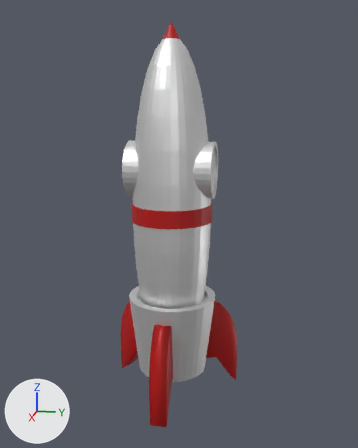
An edit to the Blender file rocket.blend, drawn before and after from the same camera.
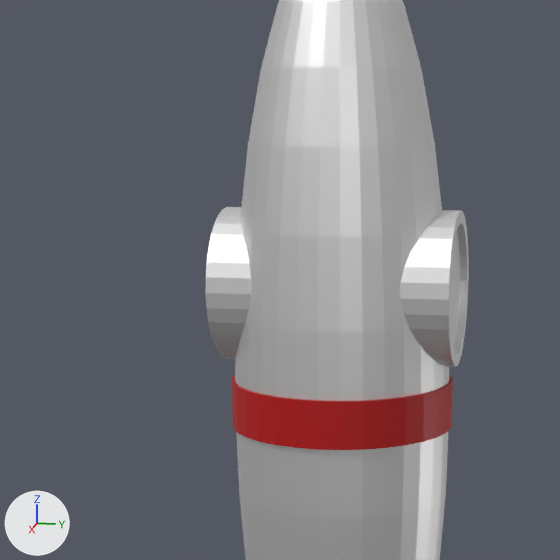
Each version is shown whole from a 50 mm lens placed at (6.08, 1.31, 1.55), pointed at (0.12, 0.12, 0.06), then close up on the part from 13% to 70% of the width and 14% to 60% of the height. The axes (+X, +Y, +Z) are drawn at lower left. The lights are the same throughout.

Before the edit, the objects in view are built like this:
```python
me_cylinder_001 = bpy.data.meshes.new('Cylinder.001')
me_cylinder_001.from_pydata(...)  # 192 vertices, 162 faces; spans x -1.0..1.0, y -1.0..1.0, z -1.0..1.0
# faces by material slot: [161, 1]
me_cylinder_001.materials.append(mat_material_001)  # white #e7e7e7
me_cylinder_001.materials.append(mat_material)  # blue #538ee7
me_cylinder_003 = bpy.data.meshes.new('Cylinder.003')
me_cylinder_003.from_pydata(...)  # a 32-sided cylinder along z spanning x -1.0..1.0, y -1.0..1.0, z -1.0..1.0
me_cylinder_003.materials.append(mat_material_002)  # red #b50606
me_sphere = bpy.data.meshes.new('Sphere')
me_sphere.from_pydata(...)  # 385 vertices, 385 faces; spans x -1.0..1.0, y -1.0..1.0, z -0.71..1.0
me_sphere.materials.append(mat_material_001)  # white #e7e7e7
ob_cylinder = bpy.data.objects.new('Cylinder', me_cylinder_001)
ob_cylinder.location = (0.0, 0.0, 0.73)
ob_cylinder.rotation_euler = (1.571, 0.0, 0.0)  # degrees (90, 0, 0)
ob_cylinder.scale = (0.351, 0.351, 0.541)
ob_cylinder_002 = bpy.data.objects.new('Cylinder.002', me_cylinder_003)
ob_cylinder_002.location = (0.0, 0.0, 0.192)
ob_cylinder_002.scale = (0.516, 0.516, 0.107)
ob_rocket = bpy.data.objects.new('Rocket', me_sphere)
ob_rocket.location = (0.0, 0.0, 0.183)
ob_rocket.scale = (0.502, 0.502, 2.13)
```
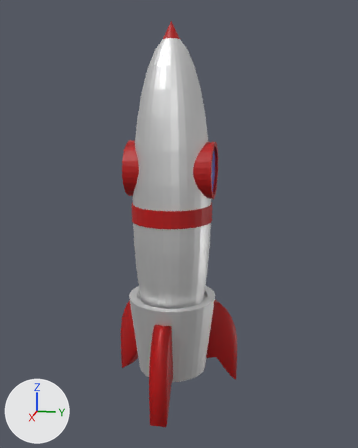
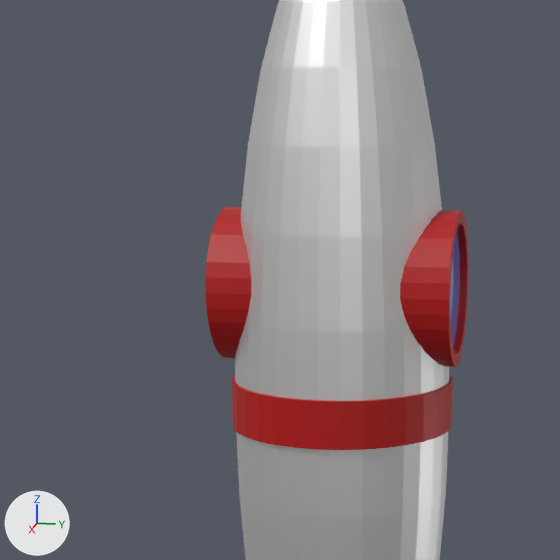
Commit message: update rocket

Patch to the scene script:
```diff
--- a/rocket.blend.py
+++ b/rocket.blend.py
@@ me_cylinder_001 @@
 me_cylinder_001.from_pydata(...)  # 192 vertices, 162 faces; spans x -1.0..1.0, y -1.0..1.0, z -1.0..1.0
 # used by ob_cylinder; location = (0.0, 0.0, 0.73); rotation_euler = (1.571, 0.0, 0.0), in degrees (90, 0, 0); scale = (0.351, 0.351, 0.541)
+# me_cylinder_001 part 1: the 1 face centred in x 0.0, y 0.0, z -0.94 switches from mat_material_001 (white #e7e7e7) to mat_material (blue #538ee7)
+# me_cylinder_001 part 2: all 64 faces centred in x -0.91..0.91, y -0.91..0.91, z -1.0..-0.97 switch from mat_material_001 (white #e7e7e7) to mat_material_002 (red #b50606)
+# me_cylinder_001 part 3: all 32 faces centred in x -0.99..0.99, y -0.99..0.99, z 0.0 switch from mat_material_001 (white #e7e7e7) to mat_material_002 (red #b50606)
 me_cylinder_001.materials.append(mat_material)
```

Pixel boxes [x1, y1, x2, y2] of what changed, in the close-ups (560 x 560 px):
part 1 of me_cylinder_001, recoloured (white to blue): [450, 232, 460, 346] in both
part 2 of me_cylinder_001, recoloured (white to red): [449, 210, 469, 367] in both
part 3 of me_cylinder_001, recoloured (white to red): [206, 207, 460, 367] in both
